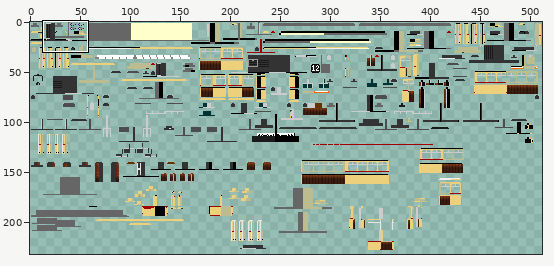
Edited in one commit: sprite sheet (src/main/resources/assets/tc/textures/trains/Duewag_GT6ER_Magenta.png). Above, an overview of the earlier version with the close-up marked.
Close-up. As it was:
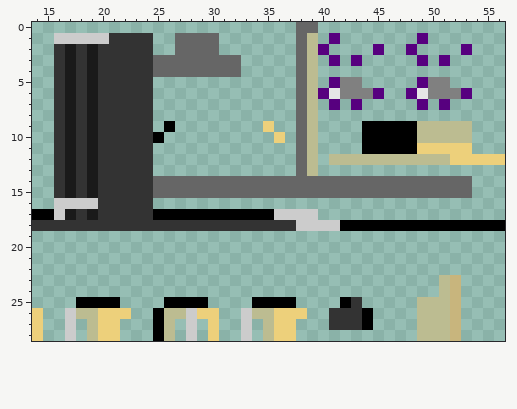
The file is 512x256 pixels. Colours within 5 levels of each other are drawn and written as one. Shown: x 14..56, y 0..28. The wide view leaves out empty margins.
Once edited:
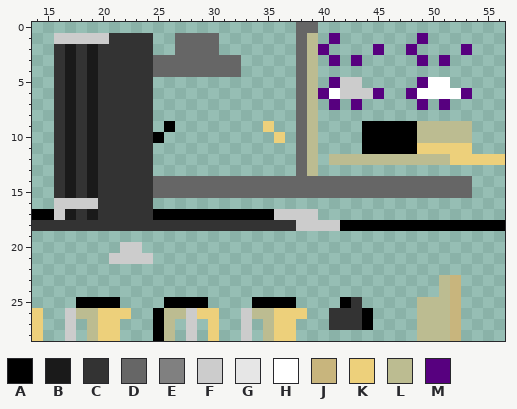
Palette (. is transparent): A #000000  B #1a1a1a  C #333333  D #666666  E #808080  F #cccccc  G #e6e6e6  H #ffffff  J #c8b57d  K #edd07b  L #bcbc91  M #57007f
The edit:
@@ x 39..54 @@
  4 L...............
- 5 L.MEE.....MEE...
- 6 LMGEEEM..MGEEEM.
+ 5 L.MFF.....MHH...
+ 6 LMHFFFM..MHHHHM.
  7 L.M.M.....M.M...
@@ x 19..26 @@
 19 ........
-20 ........
-21 ........
+20 ...FF...
+21 ..FFFF..
 22 ........
